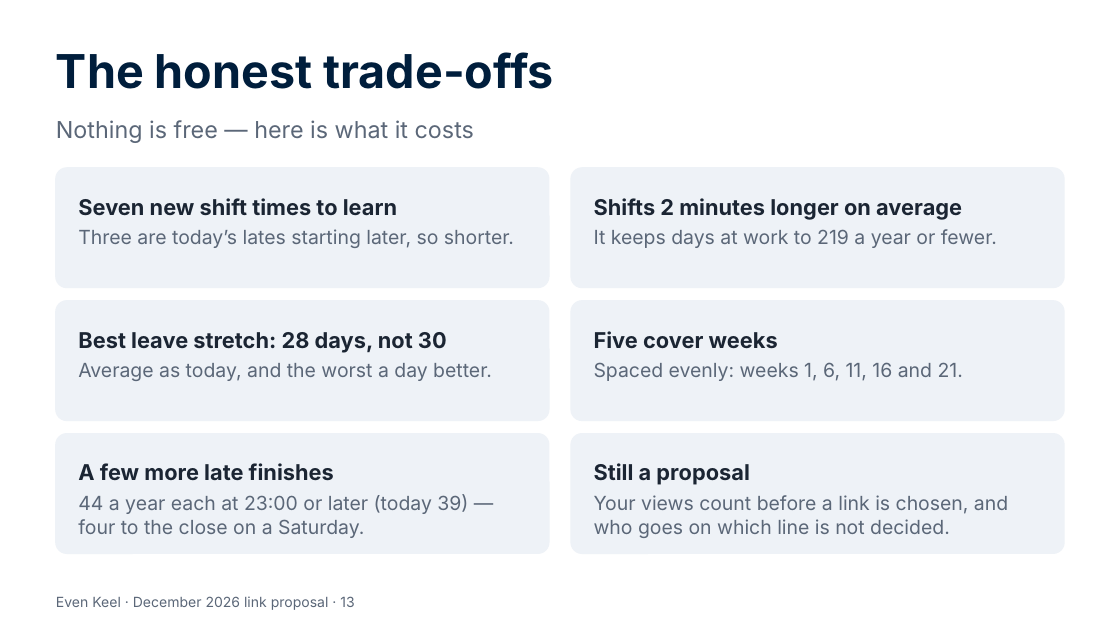
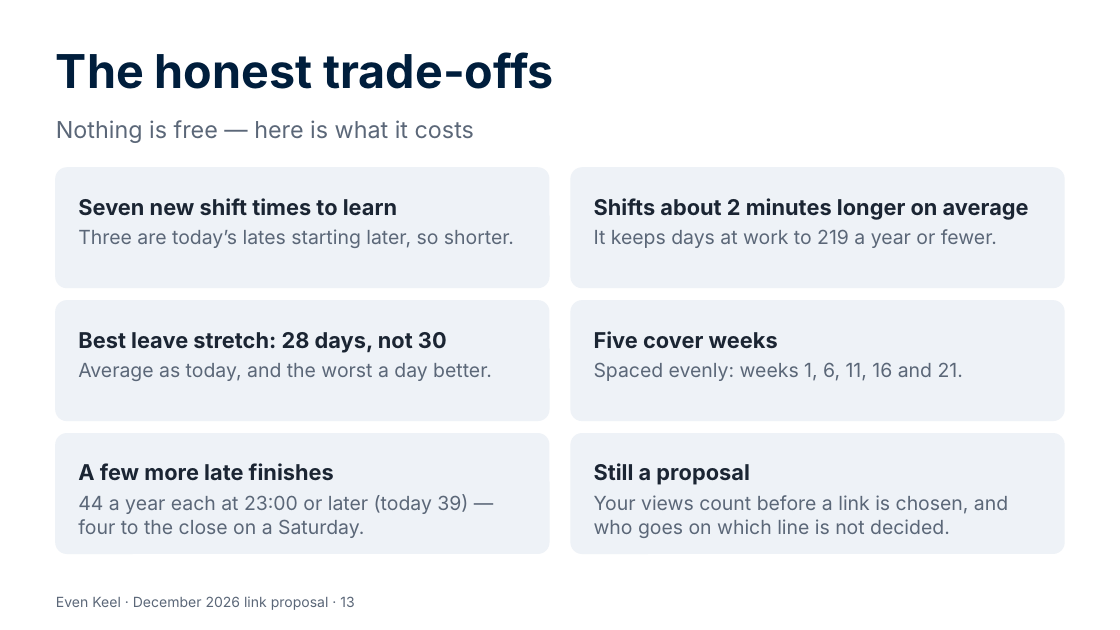
Before and after one commit to Garethdavidmiller/roster-app, a slide deck: slide 13 of docs/links-26/presentations/Even-Keel-for-colleagues.pptx. Drawn at 1120x630 pixels with LibreOffice and Linux fonts; fonts in the diff are those of the drawing. Boxes give left, top, right and bottom in pixels: in the first picture for what was removed or moved away, otherwise in the second. Text is boxed around its words. In the diff, an @@ line names an element or a change of style, - is before the commit and + after.

```diff
--- a/docs/links-26/presentations/Even-Keel-for-colleagues.pptx
+++ b/docs/links-26/presentations/Even-Keel-for-colleagues.pptx
@@ text at [594, 198, 1029, 220]: text changed @@
-Shifts 2 minutes longer on average
+Shifts about 2 minutes longer on average
```
Also in this commit, not shown: 1 other slide changed, 38 other files.
